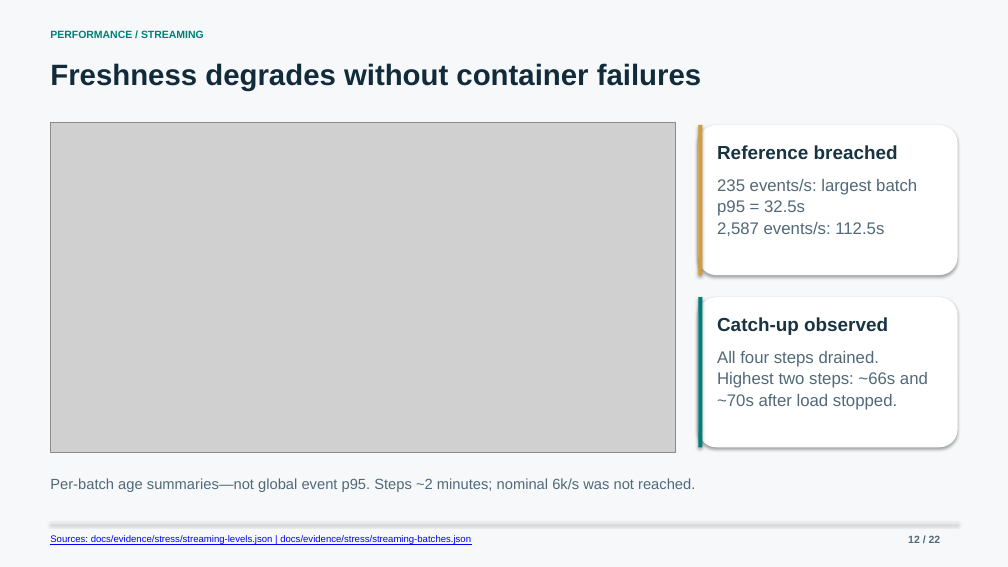
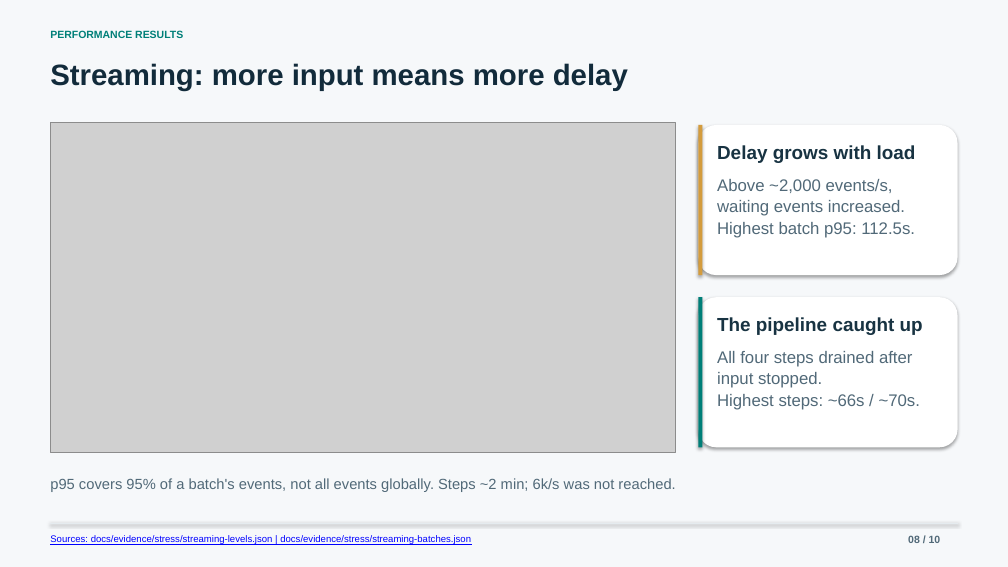
Before and after one commit to fabdutra/deel-data-engineering-task, a slide deck: slide 8 of docs/presentation/acme-delivery-assessment.pptx (slide 12 before the commit). Drawn at 1008x567 pixels with LibreOffice and Linux fonts; fonts in the diff are those of the drawing; grey boxes stand for pictures. Boxes give left, top, right and bottom in pixels: in the first picture for what was removed or moved away, otherwise in the second. Text is boxed around its words. In the diff, an @@ line names an element or a change of style, - is before the commit and + after.

```diff
--- a/docs/presentation/acme-delivery-assessment.pptx
+++ b/docs/presentation/acme-delivery-assessment.pptx
@@ text at <box>50,30,183,38</box>: text changed @@
-PERFORMANCE / STREAMING
+PERFORMANCE RESULTS
@@ text at <box>50,63,628,90</box>: text changed @@
-Freshness degrades without container failures
+Streaming: more input means more delay
@@ text at <box>717,145,916,163</box>: text changed @@
-Reference breached
+Delay grows with load
@@ text at <box>717,179,893,193</box>: text changed @@
-235 events/s: largest batch
+Above ~2,000 events/s,
@@ text at <box>717,200,905,216</box>: text changed @@
-p95 = 32.5s
+waiting events increased.
@@ text at <box>717,222,915,238</box>: text changed @@
-2,587 events/s: 112.5s
+Highest batch p95: 112.5s.
@@ text at <box>717,317,923,335</box>: text changed @@
-Catch-up observed
+The pipeline caught up
@@ text at <box>717,351,913,367</box>: text changed @@
-All four steps drained.
+All four steps drained after
@@ text at <box>717,372,822,388</box>: text changed @@
-Highest two steps: ~66s and
+input stopped.
@@ text at <box>717,394,920,410</box>: text changed @@
-~70s after load stopped.
+Highest steps: ~66s / ~70s.
@@ text at <box>50,478,675,492</box>: text changed @@
-Per-batch age summaries—not global event p95. Steps ~2 minutes; nominal 6k/s was not reached.
+p95 covers 95% of a batch's events, not all events globally. Steps ~2 min; 6k/s was not reached.
@@ text at <box>908,536,941,543</box>: text changed @@
-12 / 22
+08 / 10
```
Also in this commit, not shown: 4 other slides changed, 5 slides added, 17 slides removed, 10 other files.
